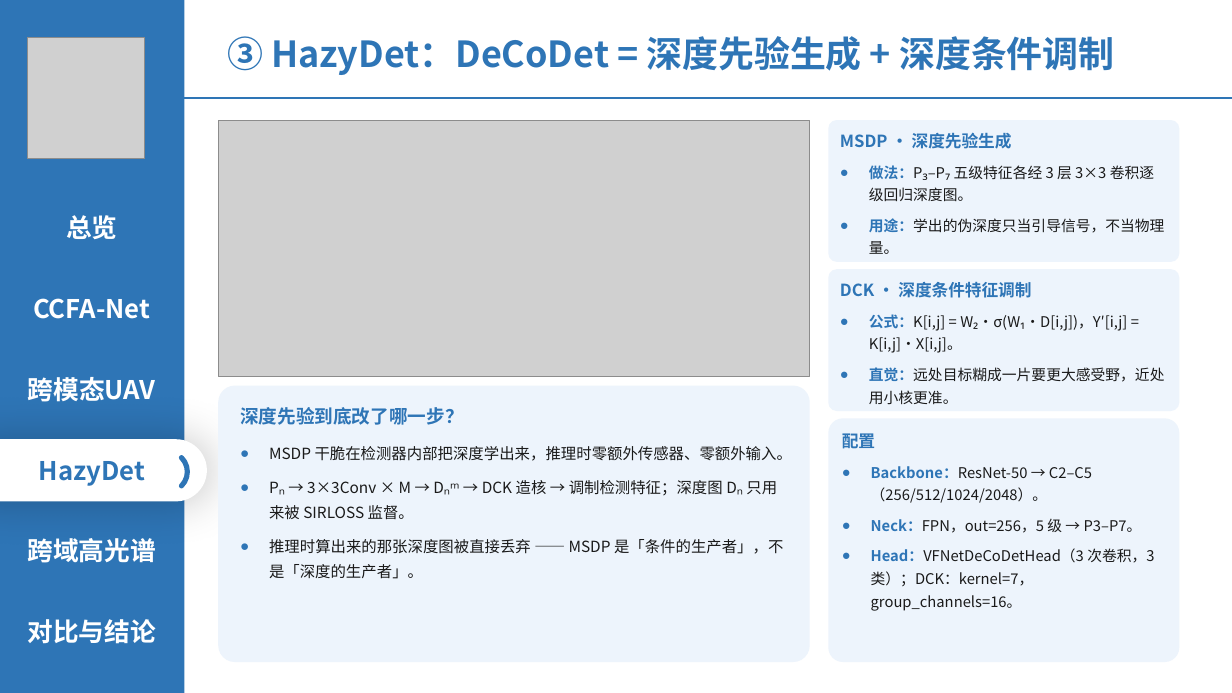
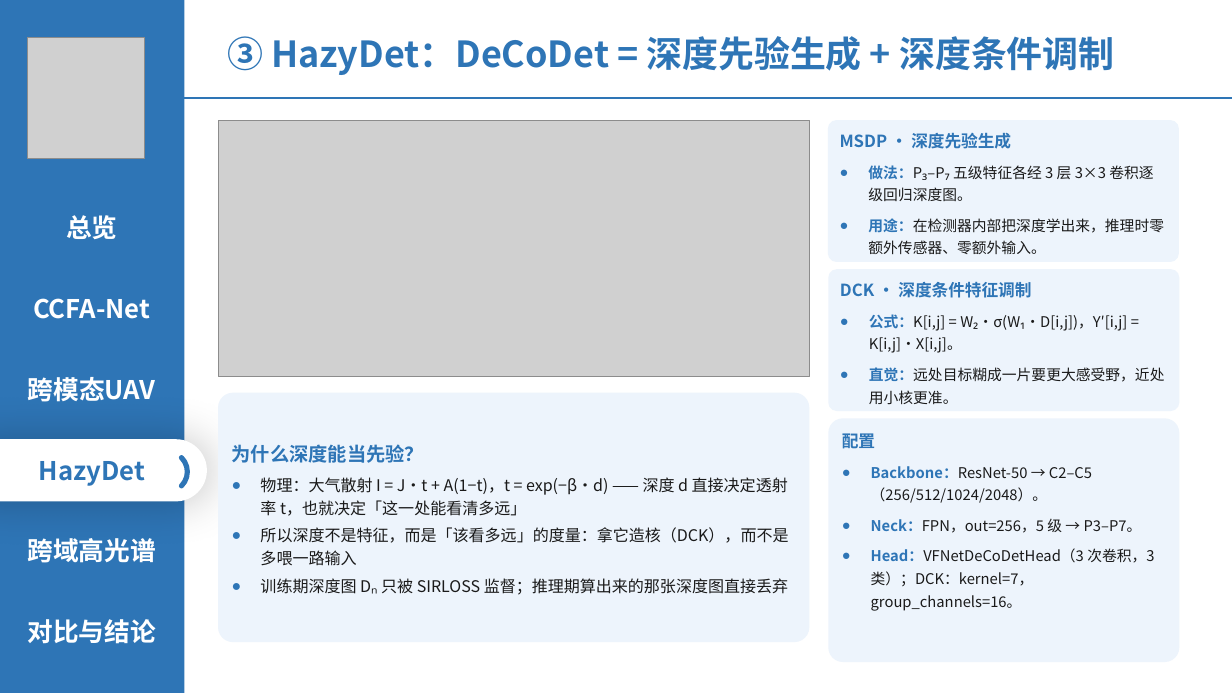
Before and after one commit to 139876/paper-notes, a slide deck: slide 12 of 论文精读/3-HazyDet精读/附件/四篇论文-组会汇报.pptx. Drawn at 1232x693 pixels with LibreOffice and Linux fonts; fonts in the diff are those of the drawing; grey boxes stand for pictures. Boxes give left, top, right and bottom in pixels: in the first picture for what was removed or moved away, otherwise in the second. Text is boxed around its words. In the diff, an @@ line names an element or a change of style, - is before the commit and + after.

```diff
--- a/论文精读/3-HazyDet精读/附件/四篇论文-组会汇报.pptx
+++ b/论文精读/3-HazyDet精读/附件/四篇论文-组会汇报.pptx
@@ text in rounded rectangle at [868,218,1164,254]: text changed @@
-● 用途：学出的伪深度只当引导信号，不当物理量。
+● 用途：在检测器内部把深度学出来，推理时零额外传感器、零额外输入。
@@ rounded rectangle "为什么深度能当先验？": place and size @@
-rounded rectangle "为什么深度能当先验？" at [218,385,810,662]
+rounded rectangle "为什么深度能当先验？" at [218,393,810,642]
@@ text removed at [240,407,464,425] @@
-深度先验到底改了哪一步？
@@ text in rounded rectangle at [232,444,788,595]: text added @@
+为什么深度能当先验？
+● 物理：大气散射 I = J·t + A(1−t)，t = exp(−β·d) —— 深度 d 直接决定透射率 t，也就决定「这一处能看清多远」
+● 所以深度不是特征，而是「该看多远」的度量：拿它造核（DCK），而不是多喂一路输入
+● 训练期深度图 Dₙ 只被 SIRLOSS 监督；推理期算出来的那张深度图直接丢弃
@@ text removed at [269,446,792,579] @@
-● MSDP 干脆在检测器内部把深度学出来，推理时零额外传感器、零额外输入。
-● Pₙ → 3×3Conv × M → Dₙᵐ → DCK 造核 → 调制检测特征；深度图 Dₙ 只用来被 SIRLOSS 监督。
-● 推理时算出来的那张深度图被直接丢弃 —— MSDP 是「条件的生产者」，不是「深度的生产者」。
```
Also in this commit, not shown: 9 other slides changed, 1 slide added, 2 slides removed.
